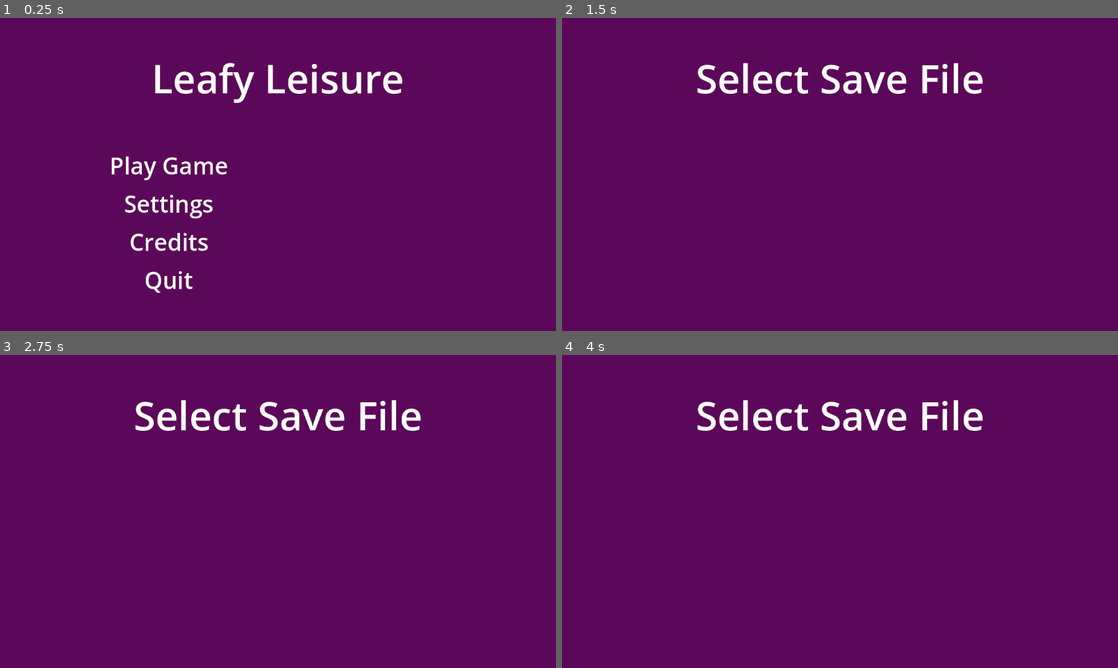
Above: before the commit, frames 1-4 (two rows, left to right).
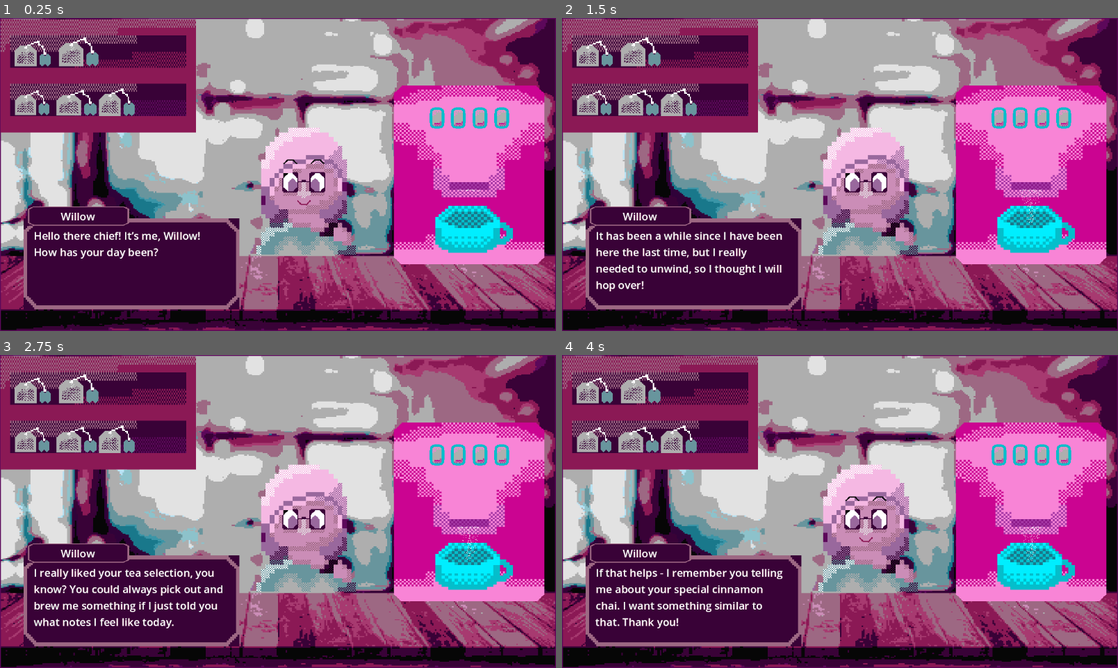
Above: after the commit, the same moments.

Repository: RadiantUwU/WildAndProud2024
Game: Godot game, scene res://scenes/Levels/test.tscn
Same seed, same stepped clock (60 frames per second), same inputs: the game is played once before the commit and once after it. Before the commit the project starts from res://scenes/menu.tscn.
Inputs (mouse positions are in pixels of both pictures, inside the frame that each line leads up to):
- Up to frame 1 (0.25 s): no input
- Up to frame 2 (1.5 s): click (728, 165) at 0.5 s, where only the run before the commit has a clickable "Play Game"; tap Enter at 1.25 s; move the mouse to (962, 158) at 1.27 s; click (962, 158) at 1.42 s
- Up to frame 3 (2.75 s): drag from (166, 527) to (250, 574) at 2.02 s
- Up to frame 4 (4 s): tap Space at 2.75 s; move the mouse to (895, 442) at 2.77 s; click (895, 442) at 2.92 s; tap Enter at 3.5 s; drag from (812, 574) to (673, 464) at 3.52 s

The runs differ from the first frame. In frame 1, 98% of the frame differs, in the area x 0-100%, y 0-100%; in frame 2, 98%; in frame 3, 98%; in frame 4, 98%.

Commit message:
sprites, dialogue system adjustments, Willow1 dialogue in the game

Diff:
--- a/project.godot
+++ b/project.godot
@@ -11,7 +11,7 @@
 [application]
 
 config/name="teagame :3"
-run/main_scene="res://scenes/menu.tscn"
+run/main_scene="res://scenes/Levels/test.tscn"
 config/features=PackedStringArray("4.3", "Forward Plus")
 config/icon="res://icon.svg"
 
--- a/resources/dialogue/testDialogue.json
+++ b/resources/dialogue/testDialogue.json
@@ -1,7 +1,6 @@
 [
 	{
 		"section": "Test",
-		"condition": true,
 		"lines": [
 			{
 				"name": "Test",
@@ -34,7 +33,6 @@
 	},
 	{
 		"section": "Test2",
-		"condition": true,
 		"lines": [
 			{
 				"name": "Test",
@@ -60,7 +58,6 @@
 	,
 	{
 		"section": "Test3",
-		"condition": true,
 		"lines": [
 			{
 				"name": "Test Number 3",
--- /dev/null
+++ b/resources/dialogue/willowDialogue1.json
@@ -0,0 +1,349 @@
+[
+	{
+		"section": "Willow1Start",
+		"lines": [
+			{
+				"name": "Willow",
+				"line": "Hello there chief! It’s me, Willow! How has your day been?",
+				"emotion": "happy",
+				"options": []
+			},
+			{
+				"name": "Willow",
+				"line": "It has been a while since I have been here the last time, but I really needed to unwind, so I thought I will hop over!",
+				"emotion": "default",
+				"options": []
+			},
+			{
+				"name": "Willow",
+				"line": "I really liked your tea selection, you know? You could always pick out and brew me something if I just told you what notes I feel like today.",
+				"emotion": "default",
+				"options": []
+			},
+			{
+				"name": "Willow",
+				"line": "Today, I feel like getting myself sweet and very flavorful. Could you prepare something like that for me, please?",
+				"emotion": "default",
+				"options": []
+			},
+			{
+				"name": "Willow",
+				"line": "If that helps - I remember you telling me about your special cinnamon chai. I want something similar to that. Thank you!",
+				"emotion": "happy",
+				"options": []
+			},
+		],
+		"onCompletion": ["quit", "saveSectionCompleted,Willow1Start", "setCurrentTea,Willow1"]
+	},
+
+	{
+		"section": "Willow1TeaFailure",
+		"lines": [
+			{
+				"name": "Willow",
+				"line": "Uhm… Thank you for this blend. It is… certainly… interesting?",
+				"emotion": "default",
+				"options": []
+			},
+			{
+				"name": "Willow",
+				"line": "I wouldn’t want to be rude or to bash on your efforts, but that’s… kind of not what I had in mind.",
+				"emotion": "embarassed",
+				"options": []
+			},
+			{
+				"name": "Willow",
+				"line": "Normally, I would just accept it, but I think I should really start asserting myself.",
+				"emotion": "embarassed",
+				"options": []
+			},
+			{
+				"name": "Willow",
+				"line": "So could you please remake the tea, please? Remember - something sweet and full of flavor. Cinnamon chai or something similar.",
+				"emotion": "default",
+				"options": []
+			},
+			{
+				"name": "Willow",
+				"line": "Sorry for troubling you!",
+				"emotion": "happy",
+				"options": []
+			},
+		],
+		"onCompletion": ["quit", "saveSectionCompleted,Willow1TeaFailure"]
+	},
+
+	{
+		"section": "Willow1TeaFlawless",
+		"lines": [
+			{
+				"name": "Willow",
+				"line": "Hehehe… Thanks a lot! That was exactly what I had in mind!",
+				"emotion": "happy",
+				"options": []
+			},
+		],
+		"onCompletion": ["goToSection", "Willow1Inquire"],
+	},
+
+	{
+		"section": "Willow1TeaSuccess",
+		"lines": [
+			{
+				"name": "Willow",
+				"line": "Hehe, now that is much better. Thanks for remaking that order for me!",
+				"emotion": "happy",
+				"options": []
+			},
+		],
+		"onCompletion": ["goToSection", "Willow1Inquire"],
+	},
+	{
+		"section": "Willow1Inquire",
+		"lines": [
+			{
+				"name": "Willow",
+				"line": "Oh, that got me thinking…",
+				"emotion": "default",
+				"options": []
+			},
+			{
+				"name": "Willow",
+				"line": "What’s your favorite type of tea, by the way?",
+				"emotion": "happy",
+				"options": [
+					{
+						"line": "I prefer flavored blends",
+						"onSelection": ["goToSection,FlavoredBlends"]
+					},
+					{
+						"line": "Something like pu-erh",
+						"onSelection": ["goToSection,PuErh"]
+					},
+					{
+						"line": "Herbal or white tea are more of my thing",
+						"onSelection": ["goToSection,HerbalAndWhite"]
+					},
+					{
+						"line": "I’m more of a coffee person",
+						"onSelection": ["goToSection,coffee"]
+					}
+				]
+			},
+		],
+		"onCompletion": []
+	},
+
+	{
+		"section": "FlavoredBlends",
+		"lines": [
+			{
+				"name": "Willow",
+				"line": "Oh, I see, I see!",
+				"emotion": "happy",
+				"options": []
+			},
+			{
+				"name": "Willow",
+				"line": "I heard that fans of flavored blends tend to be open-minded and creative. They are often quite playful, and like to break the rules from time to time.",
+				"emotion": "default",
+				"options": []
+			},
+		],
+		"onCompletion": ["goToSection", "DoesItFit"],
+	},
+
+	{
+		"section": "PuErh",
+		"lines": [
+			{
+				"name": "Willow",
+				"line": "Hmmm, that’s interesting…",
+				"emotion": "default",
+				"options": []
+			},
+			{
+				"name": "Willow",
+				"line": "From what I heard, fans of tastes like that have good attention to detail and are very goal-oriented. They like “playing the long game”, so to speak.",
+				"emotion": "default",
+				"options": []
+			},
+		],
+		"onCompletion": ["goToSection", "DoesItFit"],
+	},
+
+	{
+		"section": "HerbalAndWhite",
+		"lines": [
+			{
+				"name": "Willow",
+				"line": "Oh, that’s nice!",
+				"emotion": "happy",
+				"options": []
+			},
+			{
+				"name": "Willow",
+				"line": "Those kinds of tea are very delicate in flavor, so people who like them very often care about beauty, and finding enjoyment in simple things.",
+				"emotion": "default",
+				"options": []
+			},
+		],
+		"onCompletion": ["goToSection", "DoesItFit"],
+	},
+
+	{
+		"section": "Coffee",
+		"lines": [
+			{
+				"name": "Willow",
+				"line": "Oh? That’s surprising, since you’re running a tea shop and all.",
+				"emotion": "embarassed",
+				"options": []
+			},
+			{
+				"name": "Willow",
+				"line": "But I think I get it! Coffee drinkers tend to be more daring, and also more diligent about the things they do.",
+				"emotion": "happy",
+				"options": []
+			},
+		],
+		"onCompletion": ["goToSection", "DoesItFit"],
+	},
+
+	{
+		"section": "DoesItFit",
+		"lines": [
+			{
+				"name": "Willow",
+				"line": "Do you think that fits you?",
+				"emotion": "default",
+				"options": [
+					{
+						"line": "I Actually, kind of yes",
+						"onSelection": ["goToSection,ItDoesFit"]
+					},
+					{
+						"line": "No, not really",
+						"onSelection": ["goToSection,ItDoesntFit"]
+					},
+				]
+			}
+		],
+		"onCompletion": [],
+	},
+	{
+		"section": "ItDoesFit",
+		"lines": [
+			{
+				"name": "Willow",
+				"line": "Hehe! Thanks for indulging my curiosity!",
+				"emotion": "happy",
+				"options": []
+			}
+		],
+		"onCompletion": ["goToSection,Willow1BreakupStory"],
+	},
+	{
+		"section": "ItDoesntFit",
+		"lines": [
+			{
+				"name": "Willow",
+				"line": "Hehe, that is what I heard anyway, so you can take it with a pinch of salt. But thanks for answering!",
+				"emotion": "happy",
+				"options": []
+			}
+		],
+		"onCompletion": ["goToSection,Willow1BreakupStory"],
+	},
+
+	{
+		"section": "Willow1BreakupStory",
+		"lines": [
+			{
+				"name": "Willow",
+				"line": "But anyway, you may wonder why I’m here all of a sudden.",
+				"emotion": "default",
+				"options": []
+			},
+			{
+				"name": "Willow",
+				"line": "I wouldn’t want to dump my personal life details on you, but I think I can trust you.",
+				"emotion": "default",
+				"options": []
+			},
+			{
+				"name": "Willow",
+				"line": "Truth be told, I broke up with my partner recently. But she wasn’t, like, bad towards me or anything. She was wonderful!",
+				"emotion": "default",
+				"options": []
+			},
+			{
+				"name": "Willow",
+				"line": "For the most part, that is.",
+				"emotion": "embarassed",
+				"options": []
+			},
+			{
+				"name": "Willow",
+				"line": "But I started to feel that she treats me like a baby.",
+				"emotion": "sad",
+				"options": []
+			},
+			{
+				"name": "Willow",
+				"line": "She would get very overbearing and controlling whenever I wanted to do things on my own, without involving her in everything.",
+				"emotion": "embarassed",
+				"options": []
+			},
+			{
+				"name": "Willow",
+				"line": "She would always ask me questions like 'are you sure you want to do this?' or 'maybe we should be doing something else instead?'",
+				"emotion": "default",
+				"options": []
+			},
+			{
+				"name": "Willow",
+				"line": "I’m an adult, you know! I’m allowed to have my own opinions! My own ideas about what I should be doing!",
+				"emotion": "angry",
+				"options": []
+			},
+			{
+				"name": "Willow",
+				"line": "I think there comes a time where you just have to let go and let people really be themselves.",
+				"emotion": "default",
+				"options": []
+			},
+			{
+				"name": "Willow",
+				"line": "...",
+				"emotion": "embarassed",
+				"options": []
+			},
+			{
+				"name": "Willow",
+				"line": "Yeah. So that’s that.",
+				"emotion": "default",
+				"options": []
+			},
+			{
+				"name": "Willow",
+				"line": "Hope I didn’t bother you, I just had to let it out.",
+				"emotion": "default",
+				"options": []
+			},
+			{
+				"name": "Willow",
+				"line": "Thanks for listening! I knew I could count on a sympathetic ear, at least.",
+				"emotion": "happy",
+				"options": []
+			},
+			{
+				"name": "Willow",
+				"line": "But I really need to get going. Catch you later!",
+				"emotion": "happy",
+				"options": []
+			},
+		],
+		"onCompletion": ["quit", "saveSectionCompleted,Willow1", "startCountdown,Paisley1"],
+	},
+]
--- a/scenes/Levels/test.tscn
+++ b/scenes/Levels/test.tscn
@@ -108,11 +108,13 @@
 texture = ExtResource("7_heehe")
 
 [node name="TeagamePaisleyDefault" type="Sprite2D" parent="."]
+visible = false
 position = Vector2(583, 273)
 scale = Vector2(1.97266, 2.08594)
 texture = ExtResource("8_77ps3")
 
 [node name="DialogueBox" type="Sprite2D" parent="."]
+visible = false
 z_index = 2
 position = Vector2(237, 528)
 scale = Vector2(3.38477, 2.58984)
--- a/scenes/dialogue_box.tscn
+++ b/scenes/dialogue_box.tscn
@@ -1,10 +1,9 @@
-[gd_scene load_steps=7 format=3 uid="uid://b6yjy7eiqa3gy"]
+[gd_scene load_steps=6 format=3 uid="uid://b6yjy7eiqa3gy"]
 
 [ext_resource type="Script" path="res://scripts/dialogue/dialogueHandler.gd" id="1_6ky22"]
 [ext_resource type="PackedScene" uid="uid://dpn3yycnujsm5" path="res://scenes/dialogue_option.tscn" id="2_lc5v5"]
-[ext_resource type="Texture2D" uid="uid://cvdg0xwvh1j7d" path="res://textures/sprites/dialogue option panel.png" id="3_6s1te"]
-[ext_resource type="Texture2D" uid="uid://biv7nh7ehpe04" path="res://textures/sprites/dialogue box panel.png" id="4_xhhqw"]
-[ext_resource type="Texture2D" uid="uid://d3trt17hd66lk" path="res://textures/sprites/testSpeaker/surprised.png" id="5_1yml7"]
+[ext_resource type="Texture2D" uid="uid://duofr7exc0k4r" path="res://textures/Dialogue box adjusted.png" id="3_r785j"]
+[ext_resource type="Texture2D" uid="uid://ck4qcnnfalksc" path="res://textures/sprites/willow/default.png" id="5_n783r"]
 
 [sub_resource type="LabelSettings" id="LabelSettings_dauba"]
 font_size = 22
@@ -16,90 +15,95 @@
 script = ExtResource("1_6ky22")
 
 [node name="DialogueOption1" parent="." instance=ExtResource("2_lc5v5")]
-offset_left = -300.0
+offset_left = -500.0
 offset_top = -60.0
-offset_right = 200.0
-offset_bottom = 0.0
+offset_right = -200.0
+offset_bottom = -10.0
 
 [node name="DialogueOption2" parent="." instance=ExtResource("2_lc5v5")]
-offset_left = -300.0
+offset_left = -500.0
 offset_top = -60.0
-offset_right = 200.0
-offset_bottom = 0.0
+offset_right = -200.0
+offset_bottom = -10.0
 
 [node name="DialogueOption3" parent="." instance=ExtResource("2_lc5v5")]
-offset_left = -300.0
+offset_left = -500.0
 offset_top = -60.0
-offset_right = 200.0
-offset_bottom = 0.0
+offset_right = -200.0
+offset_bottom = -10.0
 
 [node name="DialogueOption4" parent="." instance=ExtResource("2_lc5v5")]
-offset_left = -300.0
+offset_left = -500.0
 offset_top = -60.0
-offset_right = 200.0
-offset_bottom = 0.0
+offset_right = -200.0
+offset_bottom = -10.0
 
-[node name="MainTextPanel" type="TextureRect" parent="."]
+[node name="MainText" type="Node2D" parent="."]
+position = Vector2(0, 40)
+
+[node name="MainTextPanel" type="TextureRect" parent="MainText"]
+self_modulate = Color(0.497474, 0.497474, 0.497474, 1)
 anchors_preset = 7
 anchor_left = 0.5
 anchor_top = 1.0
 anchor_right = 0.5
 anchor_bottom = 1.0
 offset_left = -526.0
-offset_top = 150.0
-offset_right = 526.0
-offset_bottom = 300.0
+offset_top = 50.0
+offset_bottom = 200.0
 grow_horizontal = 2
 grow_vertical = 0
+scale = Vector2(0.85, 1.25)
 mouse_filter = 2
-texture = ExtResource("3_6s1te")
+texture = ExtResource("3_r785j")
 
-[node name="SpeakerNamePanel" type="TextureRect" parent="MainTextPanel"]
-layout_mode = 1
+[node name="MainTextLabel" type="Label" parent="MainText"]
+offset_left = -504.75
+offset_top = 70.0
+offset_right = -104.75
+offset_bottom = 270.0
+text = "Test Speaker lines will be placed right here. Get your own Pirate Pass by typing 7 in chat."
+label_settings = SubResource("LabelSettings_dauba")
+autowrap_mode = 2
+
+[node name="SpeakerSprite" type="TextureRect" parent="."]
+z_index = -1
+offset_left = -100.0
+offset_top = -135.0
+offset_right = 200.0
+offset_bottom = 165.0
+mouse_filter = 2
+texture = ExtResource("5_n783r")
+
+[node name="SpeakerName" type="Node2D" parent="."]
+position = Vector2(0, 40)
+
+[node name="SpeakerNamePanel" type="TextureRect" parent="SpeakerName"]
+self_modulate = Color(0.423651, 0.423651, 0.423651, 1)
 anchors_preset = 7
 anchor_left = 0.5
 anchor_top = 1.0
 anchor_right = 0.5
 anchor_bottom = 1.0
-offset_left = -476.0
-offset_top = -175.0
-offset_right = 576.0
-offset_bottom = 25.0
+offset_left = -517.5
+offset_top = 25.0
+offset_right = 534.5
+offset_bottom = 225.0
 grow_horizontal = 2
 grow_vertical = 0
 scale = Vector2(0.2, 0.2)
-texture = ExtResource("4_xhhqw")
+texture = ExtResource("3_r785j")
 
-[node name="SpeakerNameLabel" type="Label" parent="MainTextPanel"]
-layout_mode = 0
-offset_left = 57.0
-offset_top = -22.0
-offset_right = 257.0
-offset_bottom = 13.0
+[node name="SpeakerNameLabel" type="Label" parent="SpeakerName"]
+offset_left = -513.25
+offset_top = 28.0
+offset_right = -313.25
+offset_bottom = 63.0
 text = "Test Speaker"
 label_settings = SubResource("LabelSettings_dauba")
 horizontal_alignment = 1
 vertical_alignment = 1
 
-[node name="MainTextLabel" type="Label" parent="MainTextPanel"]
-layout_mode = 0
-offset_left = 25.0
-offset_top = 20.0
-offset_right = 1027.0
-offset_bottom = 135.0
-text = "Test Speaker lines will be placed right here. Check of the font size for speaker's name and the text in here are correct. Get your own Pirate Pass by typing 7 in chat."
-label_settings = SubResource("LabelSettings_dauba")
-autowrap_mode = 2
-
-[node name="SpeakerSprite" type="TextureRect" parent="."]
-z_index = -1
-offset_left = 225.0
-offset_top = -150.0
-offset_right = 525.0
-offset_bottom = 150.0
-mouse_filter = 2
-texture = ExtResource("5_1yml7")
-
 [connection signal="pressed" from="DialogueOption1" to="." method="_on_dialogue_option_1_pressed"]
 [connection signal="pressed" from="DialogueOption2" to="." method="_on_dialogue_option_2_pressed"]
 [connection signal="pressed" from="DialogueOption3" to="." method="_on_dialogue_option_3_pressed"]
--- a/scenes/dialogue_option.tscn
+++ b/scenes/dialogue_option.tscn
@@ -1,11 +1,11 @@
 [gd_scene load_steps=3 format=3 uid="uid://dpn3yycnujsm5"]
 
-[ext_resource type="Texture2D" uid="uid://dvn32gqlcud3t" path="res://textures/sprites/dialogue option panel smaller.png" id="1_4src0"]
+[ext_resource type="Texture2D" uid="uid://duofr7exc0k4r" path="res://textures/Dialogue box adjusted.png" id="1_1g1oy"]
 
-[sub_resource type="LabelSettings" id="LabelSettings_dauba"]
-font_size = 22
+[sub_resource type="LabelSettings" id="LabelSettings_lwbxj"]
 
 [node name="DialogueOption" type="TextureButton"]
+self_modulate = Color(0.481789, 0.481789, 0.481789, 1)
 z_index = 10
 anchors_preset = 8
 anchor_left = 0.5
@@ -14,22 +14,20 @@
 anchor_bottom = 0.5
 offset_left = -200.0
 offset_top = -50.0
-offset_right = 300.0
-offset_bottom = 10.0
+offset_right = 100.0
 grow_horizontal = 2
 grow_vertical = 2
-texture_normal = ExtResource("1_4src0")
+texture_normal = ExtResource("1_1g1oy")
 stretch_mode = 0
 
 [node name="DialogueText" type="Label" parent="."]
 layout_mode = 0
-offset_left = 7.0
-offset_top = 5.0
-offset_right = 617.0
-offset_bottom = 65.0
-scale = Vector2(0.8, 0.8)
-text = "Dialogue option lines will appear in here. Up to two lines will fit in here, so we dont have much to work with."
-label_settings = SubResource("LabelSettings_dauba")
+offset_left = 15.0
+offset_top = 3.0
+offset_right = 295.0
+offset_bottom = 53.0
+text = "Dialogue option lines will appear here."
+label_settings = SubResource("LabelSettings_lwbxj")
 horizontal_alignment = 1
 vertical_alignment = 1
 autowrap_mode = 2
--- a/scripts/dialogue/dialogueHandler.gd
+++ b/scripts/dialogue/dialogueHandler.gd
@@ -11,21 +11,21 @@
 
 @onready var dialogueOptions = [$DialogueOption1, $DialogueOption2, $DialogueOption3, $DialogueOption4]
 @onready var speakerSprite = $SpeakerSprite
-@onready var speakerNameLabel = $MainTextPanel/SpeakerNameLabel
-@onready var mainTextLabel = $MainTextPanel/MainTextLabel
+@onready var speakerNameLabel = $SpeakerName/SpeakerNameLabel
+@onready var mainTextLabel = $MainText/MainTextLabel
 
 var justOpened: bool = false
 
 var expectedDialogueOptionsPositions = [
 	[],
-	[Vector2(-300, -80)],
-	[Vector2(-300, -140), Vector2(-300, -20)],
-	[Vector2(-300,-170), Vector2(-300, -80), Vector2(-300, 10)],
-	[Vector2(-300,-200), Vector2(-300, -120), Vector2(-300, -40), Vector2(-300, 40)]
+	[Vector2(-450, -80)],
+	[Vector2(-450, -130), Vector2(-450, -30)],
+	[Vector2(-450,-140), Vector2(-450, -80), Vector2(-450, 20)],
+	[Vector2(-450,-180), Vector2(-450, -120), Vector2(-450, -60), Vector2(-450, 0)]
 ]
 
 var dialogueSpeakerSpriteCatalogPaths = {
-	"testDialogue": "res://sprites/testSpeaker"
+	"willowDialogue1": "res://textures/sprites/willow"
 }
 
 # Called when the node enters the scene tree for the first time.
@@ -82,6 +82,9 @@
 		option.visible = false
 	mainTextLabel.text = "" if currentLine == null else currentLine.line
 	speakerNameLabel.text = "" if currentLine == null else currentLine.name
+	if currentLine != null:
+		speakerSprite.texture = ResourceLoader.load(dialogueSpeakerSpriteCatalogPaths[currentDialogueTreeName]+"/"+currentLine.emotion+".png")
+
 	createDialogueOptions()
 
 # create clickable boxes containing different dialogue options and place them on the screen in an aesthetic manner
@@ -122,17 +125,7 @@
 	if len(selectedOption.onSelection) <= 0:
 		advanceLines()
 	else:
-		for selectionEvent in selectedOption.onSelection:
-			var split = selectionEvent.split(",")
-			match split[0]:
-				"quit":
-					hideDialogueBox()
-				"goToSection":
-					goToSection(split[1])
-				"changeEmotion":
-					changeEmotion(split[1])
-				_:
-					pass
+		handleDialogueEvents(selectedOption.onSelection)
 
 func openJsonAsDialogue(dialogueTree: String) -> Array[DialogueSection]:
 	var path = "res://resources/dialogue/"+dialogueTree+".json"
@@ -147,14 +140,17 @@
 				for rawOnSelection in rawOption["onSelection"]:
 					onSelection.append(rawOnSelection)
 				options.append(DialogueOption.new(rawOption["line"], onSelection))
-			lines.append(DialogueLine.new(rawLine["name"], rawLine["line"], options))
-		sections.append(DialogueSection.new(rawSection["section"], rawSection["condition"], lines))
+			lines.append(DialogueLine.new(rawLine["name"], rawLine["line"], rawLine["emotion"], options))
+		var onCompletion: Array[String] = []
+		for rawOnCompletion in rawSection["onCompletion"]:
+			onCompletion.append(rawOnCompletion)
+		sections.append(DialogueSection.new(rawSection["section"], lines, onCompletion))
 	return sections
 
 func advanceSections():
 	var found = false
 	for i in range(currentSectionNumber + 1, len(currentDialogue)):
-		if currentDialogue[i].condition and !found:
+		if !found:
 			currentSectionNumber = i
 			currentSection = currentDialogue[i]
 			currentLine = currentSection.lines[0]
@@ -167,10 +163,24 @@
 func advanceLines():
 	currentLineNumber += 1
 	if len(currentSection.lines) == currentLineNumber:
-		advanceSections()
+		if len(currentSection.onCompletion) == 0:
+			advanceSections()
+		else:
+			handleDialogueEvents(currentSection.onCompletion)
 	else:
 		currentLine = currentSection.lines[currentLineNumber]
 		unfurlText()
+
+func handleDialogueEvents(dialogueEvents: Array[String]):
+	for event in dialogueEvents:
+		var split = event.split(",")
+		match split[0]:
+			"quit":
+				hideDialogueBox()
+			"goToSection":
+				goToSection(split[1])
+			_:
+				pass
 
 func goToSection(sectionName: String):
 	for i in len(currentDialogue):
--- a/scripts/dialogue/dialogueLine.gd
+++ b/scripts/dialogue/dialogueLine.gd
@@ -2,9 +2,11 @@
 
 var name: String
 var line: String
+var emotion: String
 var options: Array[DialogueOption]
 
-func _init(_name: String, _line: String, _options: Array[DialogueOption]):
+func _init(_name: String, _line: String, _emotion: String, _options: Array[DialogueOption]):
 	self.name = _name
 	self.line = _line
+	self.emotion = _emotion
 	self.options = _options
--- a/scripts/dialogue/dialogueSection.gd
+++ b/scripts/dialogue/dialogueSection.gd
@@ -1,10 +1,10 @@
 class_name DialogueSection
 
 var section: String
-var condition: bool
 var lines: Array[DialogueLine]
+var onCompletion: Array[String]
 
-func _init(_section: String, _condition: bool, _lines: Array[DialogueLine]):
+func _init(_section: String, _lines: Array[DialogueLine], _onCompletion: Array[String]):
 	self.section = _section
-	self.condition = _condition
 	self.lines = _lines
+	self.onCompletion = _onCompletion
--- a/scripts/test.gd
+++ b/scripts/test.gd
@@ -3,4 +3,4 @@
 
 # Called when the node enters the scene tree for the first time.
 func _ready():
-	DialogueBox.openDialogueBox("testDialogue")
+	DialogueBox.openDialogueBox("willowDialogue1")
Binary file added: textures/Dialogue box adjusted.png
Not shown, added: textures/Dialogue box adjusted.png.import
Binary file added: textures/sprites/paisley/annoyed.png
Not shown, added: textures/sprites/paisley/annoyed.png.import
Binary file added: textures/sprites/paisley/confident.png
Not shown, added: textures/sprites/paisley/confident.png.import
Binary file added: textures/sprites/paisley/default.png
Not shown, added: textures/sprites/paisley/default.png.import
Binary file added: textures/sprites/paisley/sad.png
Not shown, added: textures/sprites/paisley/sad.png.import
Binary file added: textures/sprites/paisley/thinking.png
Not shown, added: textures/sprites/paisley/thinking.png.import
(and 11 more such lines)
